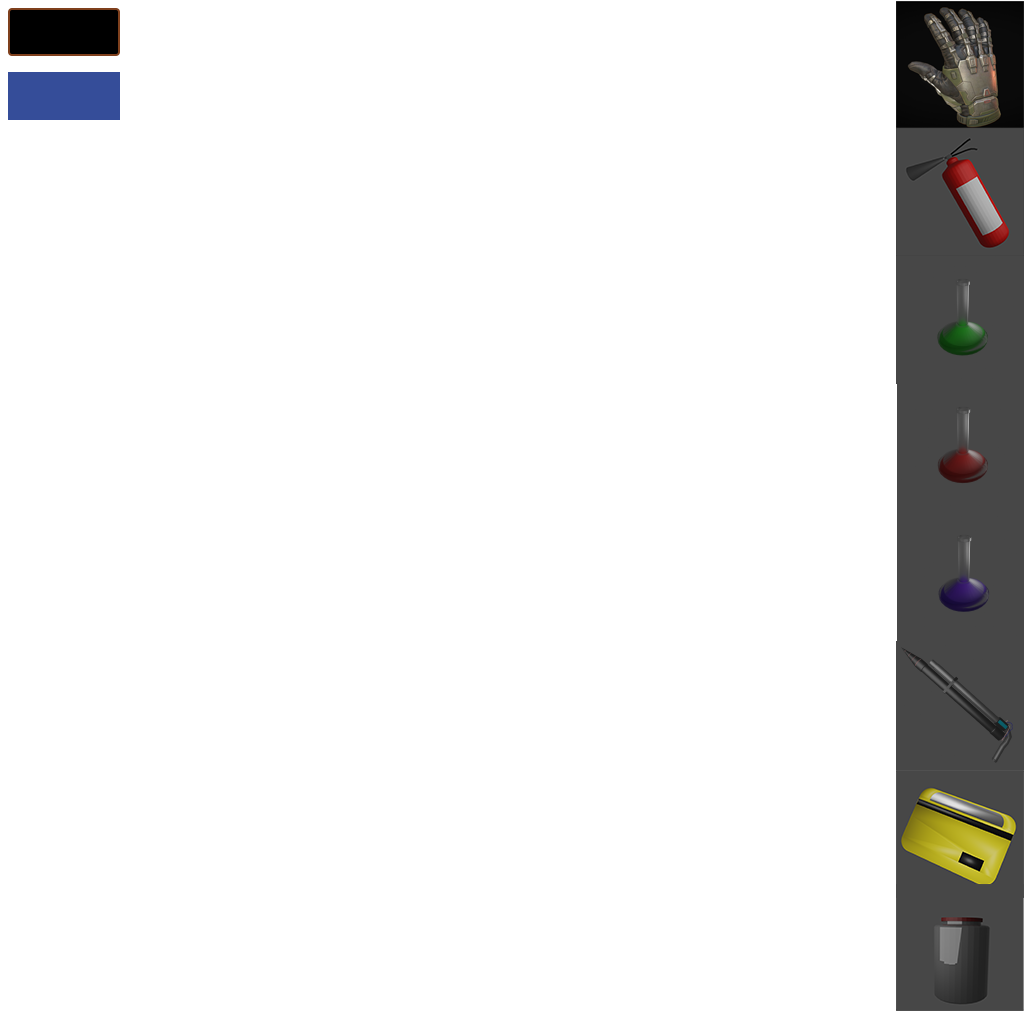
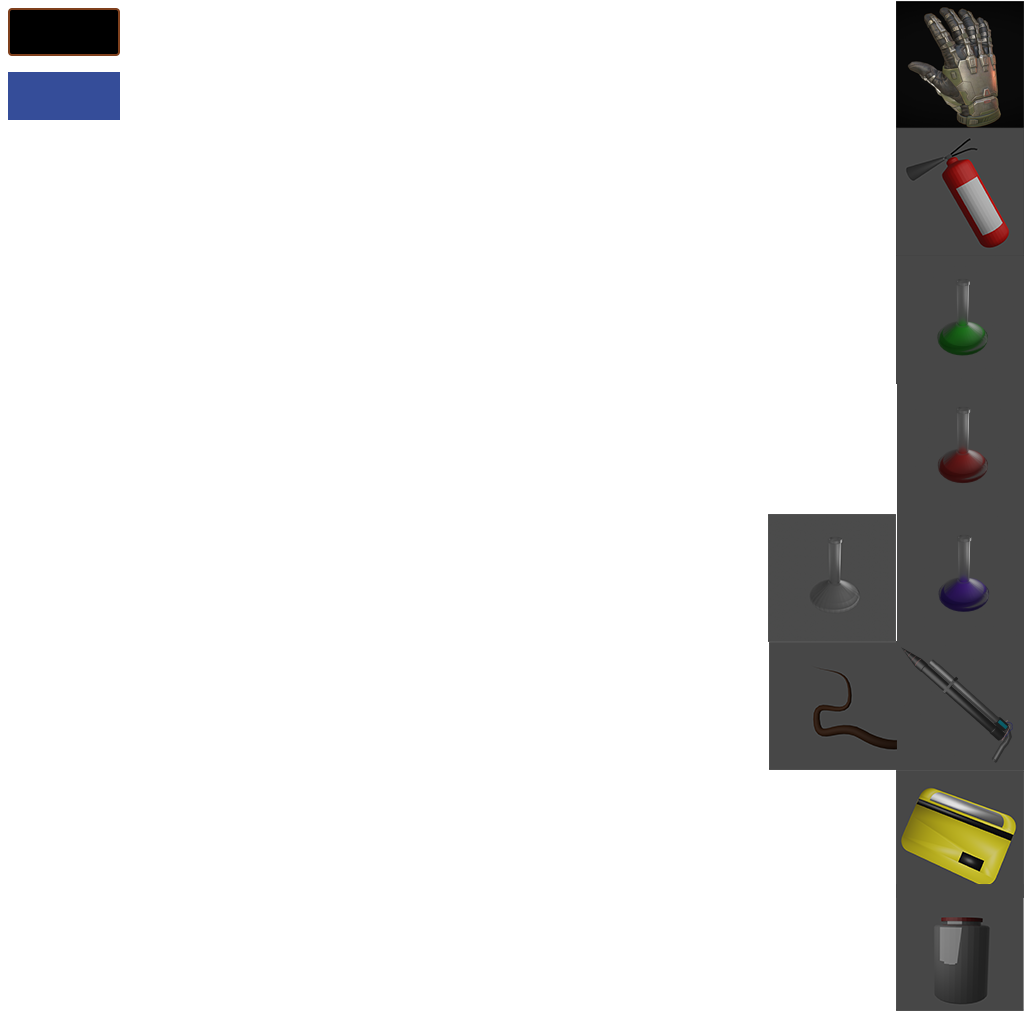
Revision of a layered 1024x1024 image; what changed, layer by layer:
added layer "Колба пусто" above "Кореньчег" over [768, 514, 896, 642]
added layer "Кореньчег" above "Банк" over [769, 642, 897, 770]
